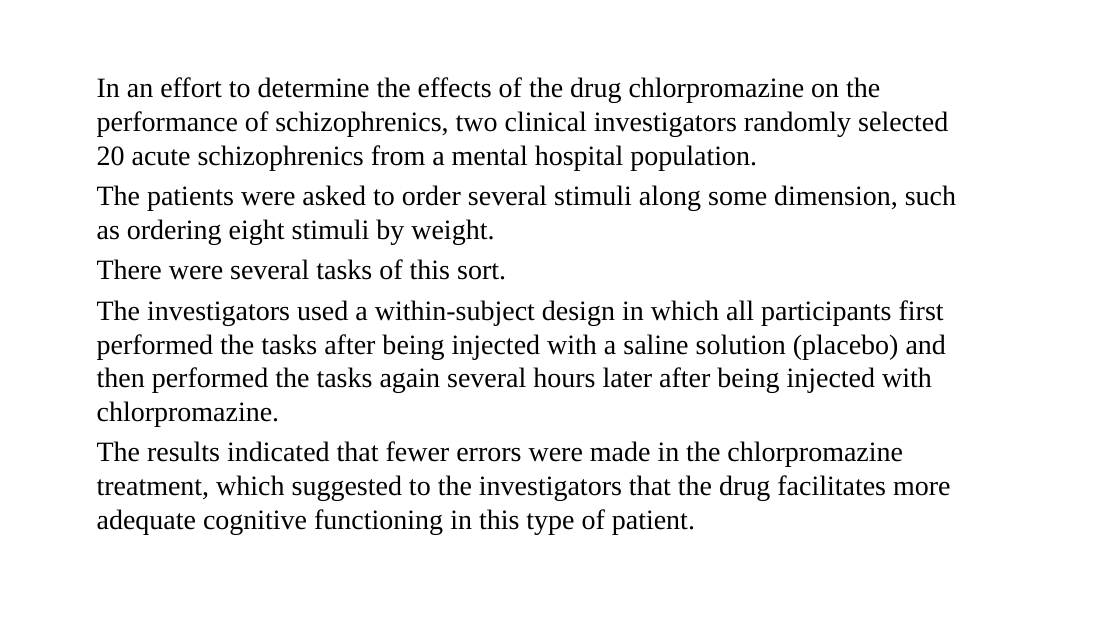
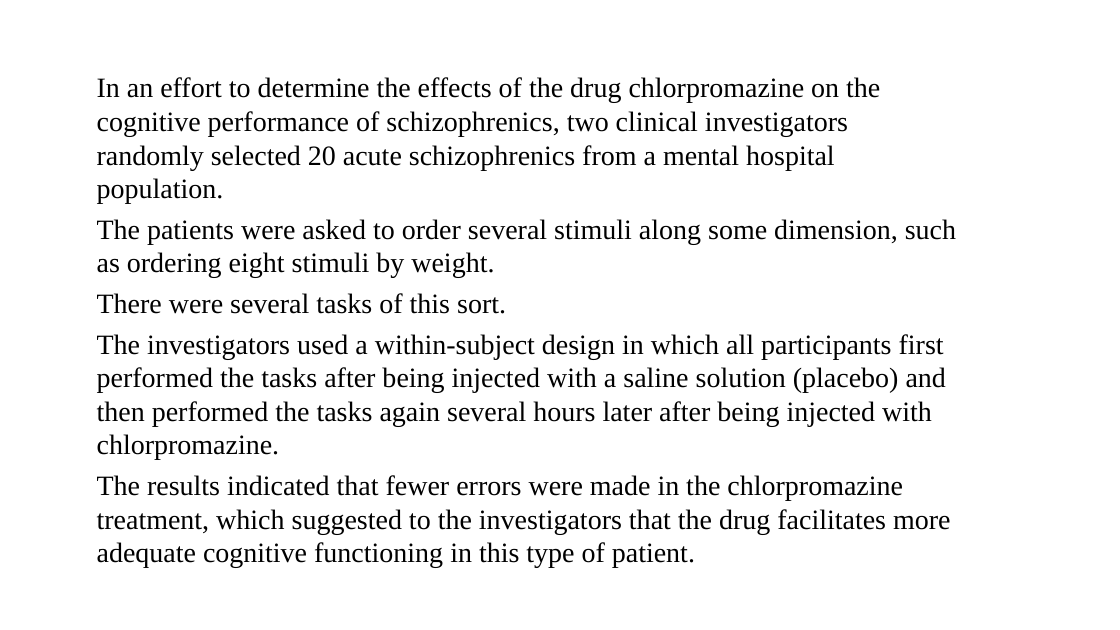
Before and after one commit to preber/Research-Methods, a slide deck: slide 2 of Class Slides 2024/Class 8.pptx. Drawn at 1120x630 pixels with LibreOffice and Linux fonts; fonts in the diff are those of the drawing. Boxes give left, top, right and bottom in pixels: in the first picture for what was removed or moved away, otherwise in the second. Text is boxed around its words. In the diff, an @@ line names an element or a change of style, - is before the commit and + after.

```diff
--- a/Class Slides 2024/Class 8.pptx
+++ b/Class Slides 2024/Class 8.pptx
@@ text at (x1=97, y1=77, x2=880, y2=204): text changed @@
-In an effort to determine the effects of the drug chlorpromazine on the performance of schizophrenics, two clinical investigators randomly selected 20 acute schizophrenics from a mental hospital population.
+In an effort to determine the effects of the drug chlorpromazine on the cognitive performance of schizophrenics, two clinical investigators randomly selected 20 acute schizophrenics from a mental hospital population.
```
Also in this commit, not shown: 1 other slide changed, 5 other files.
